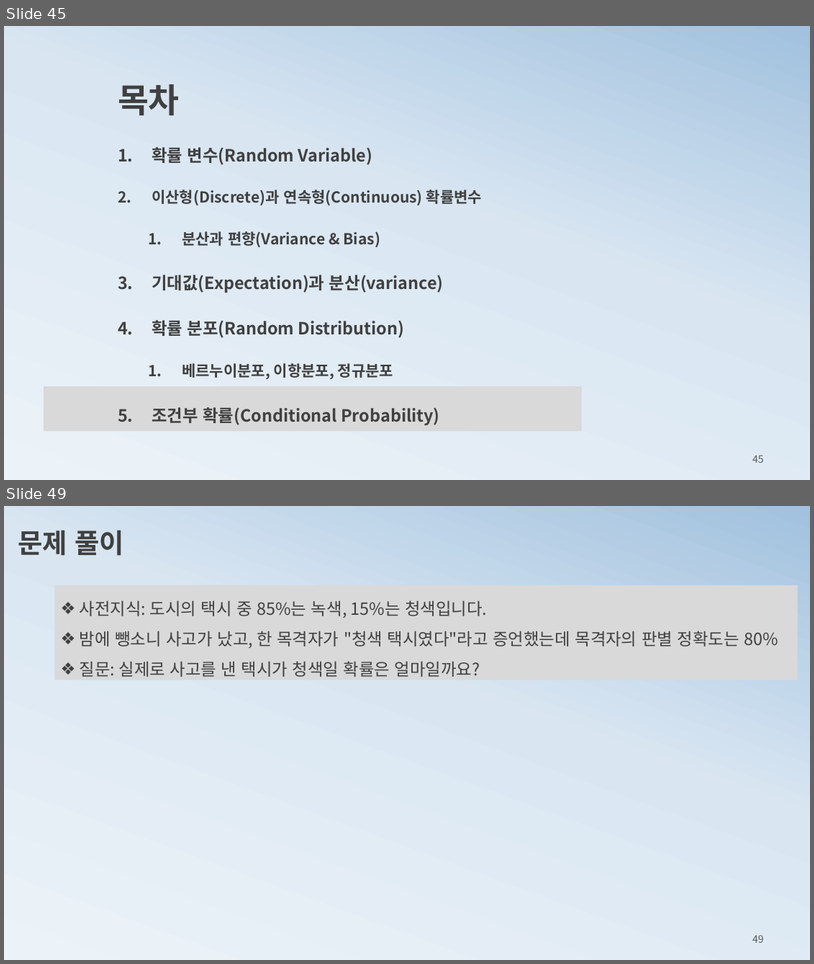
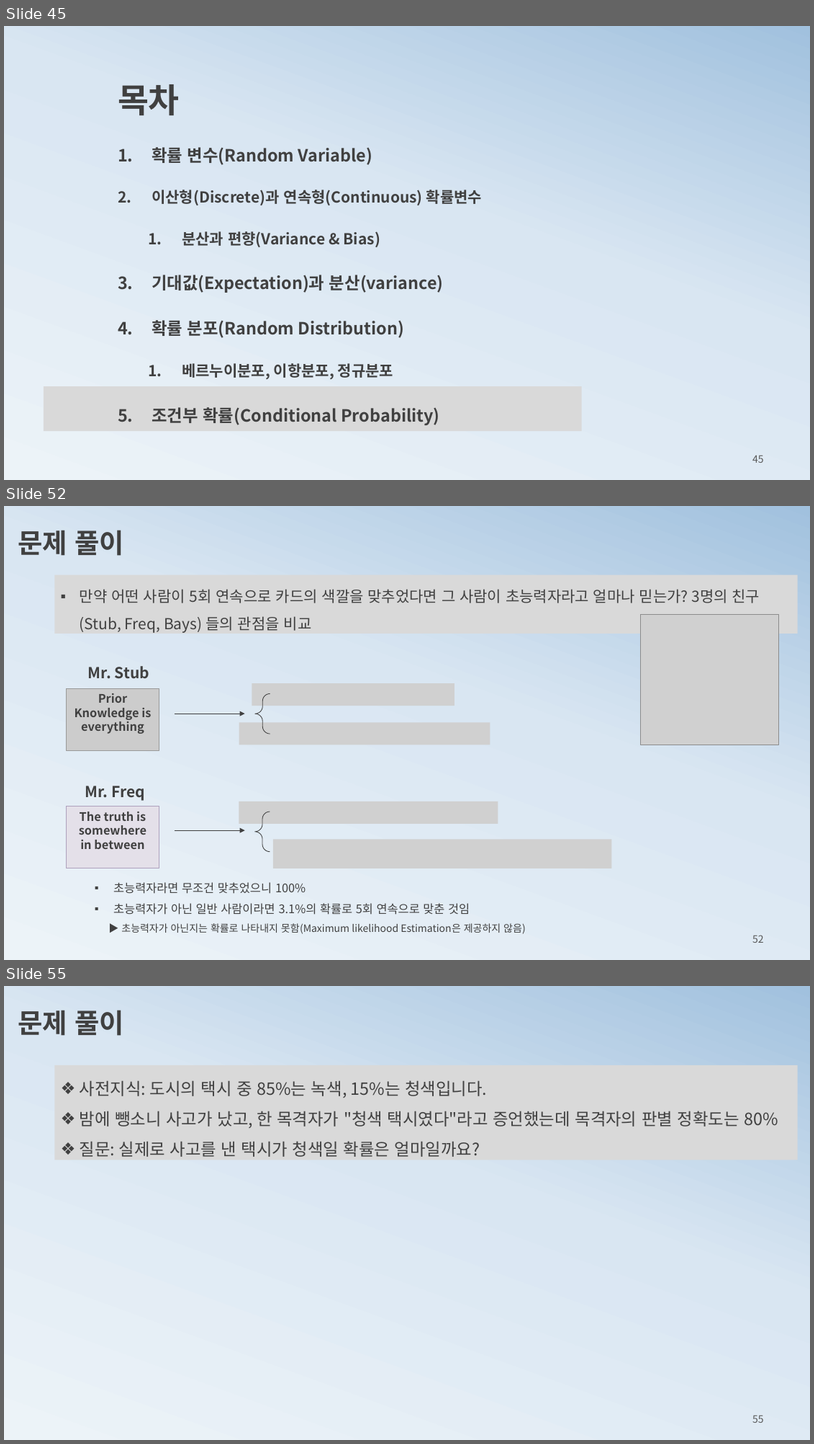
Before and after one commit to ancestor9/mathematics-for-machine-learning, a slide deck: 2_probability theory for machine learning.pptx. Shown one above the other, each under a label of ours: slides 45 and 49 before the commit, slides 45, 52 and 55 after it; the slides between them are not shown. The pictures are 814x964 and 814x1444 pixels, drawn with LibreOffice and Linux fonts; fonts in the diff are those of the drawing; grey boxes stand for pictures. Boxes give left, top, right and bottom in pixels: in the first picture for what was removed or moved away, otherwise in the second. Text is boxed around its words. In the diff, an @@ line names an element or a change of style, - is before the commit and + after.

```diff
--- a/2_probability theory for machine learning.pptx
+++ b/2_probability theory for machine learning.pptx
@@ slide 52 added at (x1=4, y1=506, x2=810, y2=960), background gradient #ECF3F8 to #D9E6F2 to #A1C1DE @@
@@ text added at (x1=18, y1=530, x2=124, y2=556), 32 pt, text #404040, bold @@
+문제 풀이
@@ rectangle added at (x1=55, y1=575, x2=797, y2=633), fill #D9D9D9, 18 pt, text #404040 @@
+▪ 만약 어떤 사람이 5회 연속으로 카드의 색깔을 맞추었다면 그 사람이 초능력자라고 얼마나 믿는가? 3명의 친구 (Stub, Freq, Bays) 들의 관점을 비교
@@ picture added at (x1=640, y1=614, x2=778, y2=745) @@
@@ text added at (x1=88, y1=666, x2=149, y2=679), 18 pt, text #404040, bold @@
+Mr. Stub
@@ rectangle added at (x1=67, y1=688, x2=160, y2=750), fill #CCCCCC, outline #999999 0.75 pt, 14 pt, text #404040, bold @@
+Prior Knowledge is everything
@@ picture added at (x1=252, y1=683, x2=455, y2=705) @@
@@ left brace added at (x1=255, y1=693, x2=270, y2=734), outline #404040 0.75 pt @@
@@ arrow added from (175, 713) to (244, 713), #404040 0.75 pt @@
@@ picture added at (x1=239, y1=723, x2=491, y2=745) @@
@@ text added at (x1=85, y1=785, x2=144, y2=800), 18 pt, text #404040, bold @@
+Mr. Freq
@@ rectangle added at (x1=67, y1=806, x2=160, y2=868), fill #E4E0E9, outline #AEA1BD 0.75 pt, 14 pt, text #404040, bold @@
+The truth is somewhere in between
@@ picture added at (x1=239, y1=801, x2=498, y2=824) @@
@@ left brace added at (x1=255, y1=811, x2=270, y2=852), outline #404040 0.75 pt @@
@@ arrow added from (175, 830) to (244, 830), #404040 0.75 pt @@
@@ picture added at (x1=273, y1=839, x2=612, y2=868) @@
@@ text added at (x1=113, y1=882, x2=526, y2=934), 12 pt, text #404040 @@
+▪ 초능력자라면 무조건 맞추었으니 100%
+▪ 초능력자가 아닌 일반 사람이라면 3.1%의 확률로 5회 연속으로 맞춘 것임
+▶ 초능력자가 아닌지는 확률로 나타내지 못함(Maximum likelihood Estimation은 제공하지 않음)
@@ page number added at (x1=753, y1=934, x2=764, y2=942), 12 pt, text #595959 @@
+52
@@ what was slide 49 is now slide 55 @@
@@ page number at (x1=753, y1=1415, x2=764, y2=1422): text changed @@
-49
+55
```
Also in this commit, not shown: 4 slides changed, 9 other slides added, 2 slides removed.
